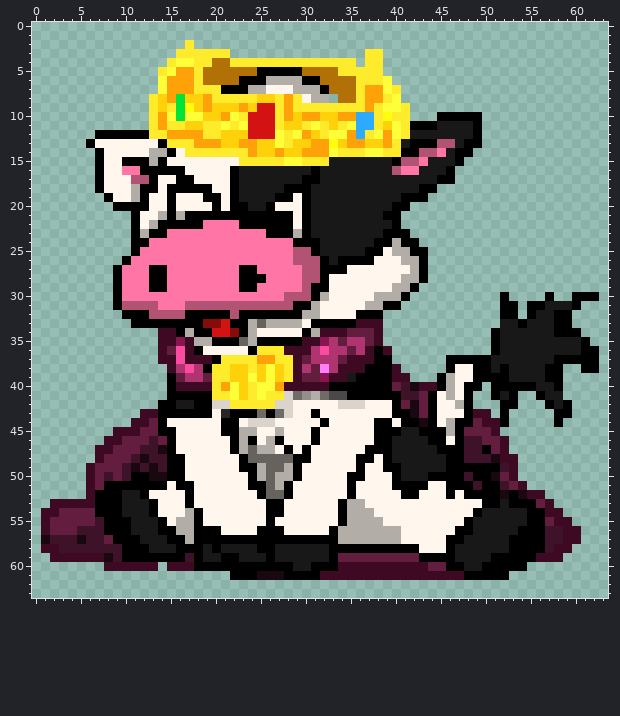
Pixel-art sprite, stored at src/images/foes/lolcow/foes_lolcow_000.PNG. Above is the file before it was changed.
The file is 64x64 pixels. Colours within 5 levels of each other are drawn and written as one.
The same view after the edit:
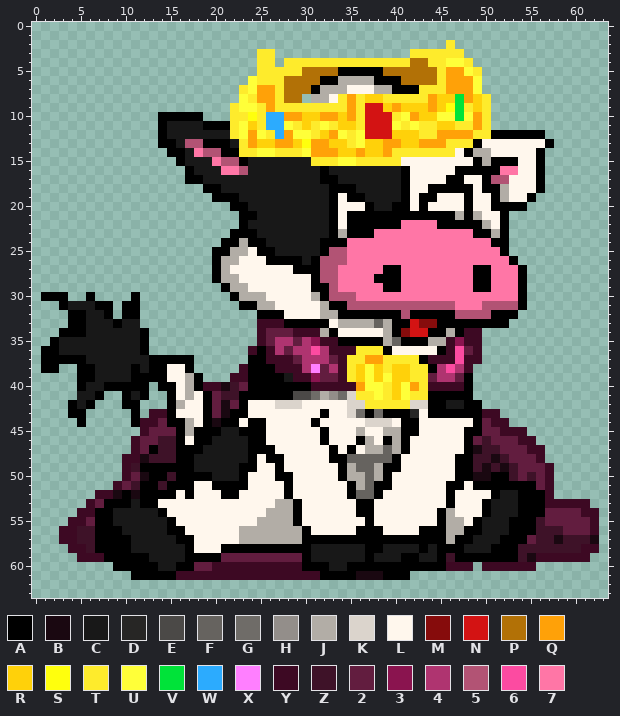
Palette (. is transparent): A #000000  B #1a0811  C #181818  D #272625  E #4b4947  F #66635f  G #6f6c68  H #938e8a  J #b2ada6  K #dbd4cc  L #fff7ed  M #860c0c  N #d31313  P #b27106  Q #ffa108  R #ffd10a  S #ffff0d  T #feeb2c  U #ffff39  V #00e339  W #2cabfe  X #ff7fff  Y #3d0923  Z #3e1228  2 #621d3f  3 #8a144f  4 #af3470  5 #b25374  6 #fc4ba1  7 #ff76a6
The exact change:
Changed rows in their new state; - is an unchanged pixel.
first column x 1:
 2 ----------------.----------------------------T----------------
 3 ---------------......---TT----------..---TTTTTT---------------
 4 --------------..........--.--------T--TTTPPTTUUT--------------
 5 -------------...........TTTTT----AAAAAPPPPPPTQQUT-------------
 6 -------------..........UTTTPPPPAAJJJJAAAPPPPTQQQU-------------
 7 -------------.........TUQQTPPPAJJJLLLJJAAATTTQQQU-------------
 8 ------------..........U-QQ-PP.--LTQ-RR-TTTTQRRVQRT------------
 9 ------------.........TUUTQ-T------Q-NNRQRRRQRSVTRT------------
10 ------------.AAAAA...T-STWW-QRRQQR-TNNN-UQRRUUVUQT------------
11 ------------.ACCCCAAA--RTWWUTRTUTRRTNNN--UTTRRTTQT------------
12 ------.......ACCCCCCCTUQUTWQ-UTRQ-TUNNNRRRTTQQQQTTAAAAAA------
13 -----........-AC55AAACT---QQ-S--R-TU---QRRQQQTTT-LLLLLLLA-----
14 ------........-AC755AA-TUUTTTU--QRRQRRQ-TTTTTTL-JJLLLLLA------
15 ------.........ACCC755ACCCCCCC--TUUTTTTTLLLLLLLLAJAAALLA------
16 ------..........ACCC775-------CA-------CALLLLLAAAAA77LLA------
17 ------..........-ACCCC-------CCAA-------ALLLL-ALLA55LLLA------
18 ------............-ACC-----CCC--AAA-----ALL-AAAALAAJLLLA------
19 -------............-A-----CCCC--ALAA-----L-ALLLALLAJLLA-------
20 --------.............----CCCCC--ALLLA----LALLLLALLAAAA--------
21 ----------............--CCCCCC--ALAAAA--AAAAAAJAJLLA----------
22 ----------............-CCCCCCC--ALAAAAA-7777AAAAAJLA----------
23 ----------...........AAACCCCCC--AJAAA77777777777AAJA----------
24 ----------..........AAJAACCCCCCAAA7777777777777777AA----------
25 ----------.........AAJJLAACCCCCA5577777777777777777A----------
26 ---------..........AJJLLLAAAACA555777777777777777777A---------
27 --------...........AJLLLLLLLAAA5577777AA77777777AA777A--------
28 --------...........AJJLLLLLLLLA557777AAA77777777AA777A--------
29 --------............AJJLLLLLLL--577777AA77777777AA777A--------
30 AAA--A--..A..........AJJJLLLLLJA555777777777777777777A--.--...
31 --ACCCAA.AA...........AAJJLLLLLJAA5555555555557775555A......--
32 ---AACCA---.............---LLLLJJAA---AA5AAAAA5555A---.....---
33 ---AACCCACC.............YYYAAA--LJJJJFJAANMMAAAAAAAA.......---
34 --AAACCCCCCA-...........Y222YYYJALLLLLJAMNNAAJAYY-..........--
35 -ACCCCCCCCCA-...........Y244243YYAAAAAJFAAAJJY3YY-...........-
36 AACCCCCCCCCA-..........YAY424464YYYTTTALLLLLAY62Y-............
37 AAAAACCCCCCCAAAAA......AAYYY24--2YTTQQTTTTAYYY6YY.............
38 AA--AACCCCACAALLA.....YAAAYY--X2--TRURTRRTTA464Y..........--..
39 ----AACCCCAAAALLJA...YYAAAAC-Y322-TRURURRTT2442A..........----
40 ----ACCAAAAA-A-LJA-YBZ2AAAAAAA--YYYQUUTRUQT-YYY-.-........----
41 ----CCA--ACA---LJL-2ZZAAAAAAEEGJHGKTTUTRUTT-AAA---...--...----
42 ---ACA---AA--.-JLL-2B2ALLL--K----L--TTTTTKK-ACC-A--..---...---
43 ---AA-----A.-Y-LLL-2B--LLLLL--LA--KGAGA--DL-AAA-A-Y.-----..---
44 ----A-----A-Y2AAJ-AB---AAL----AL----KKK---LL-LLLA2-Y-----.----
45 --------...Y-22AJAAACCAAA-L---LA---J-LJJAALLLLLAA-2YYY--------
46 -------...Y-2ZZA-AACCCC-ALL---LA---AJL-JALLLL-LA2Z-22YY-------
47 ------....Y2AZZAAACCCCCAAA-L-L--A-A-JJFJALLLLLLABZZ222YY------
48 ------...YY---Z-ACCCCCCALAALLL--AAFFFFFALLLLLL-A---Z222Y------
49 -----....YZAAA--ACCCCC--LLALL----AJFFJ--LLLLLL--ZBZBZ222Y-----
50 -----....Y2BAAZ-AAACCCALLLAAL----AJJFJALLLLLLL-ABBAAZ2Z2Y-----
51 -----...Y2Z--ZA----AAAALLLL--------JFAALLLL----LA--AAAA2Y-----
52 -----.YYBAB-AAA-----AA--LLL--------FFA--LL-----LLL-CCAAAY-----
53 -....-2--A-A----L--------LJJA----LLAA--------A----C-C--A-YYYY-
54 ....YY--C---CA--LL-------JJJA----LLAA-------AJ--LA---A--2222YY
55 ...YY-A-CC---CALLL------JJJJA----LLLAL------AJJLA---AA-Z-2222Y
56 ..YY--A--C---C-ALLLL--JJJJJJJA--LLLAAALL--AAAJJ-A---A--Z--222Y
57 ..YYZ-AA--C---C-ALLLLLJJJJJJJ----AAAAAAAAAAAAJ-A---A--2Z-BZZZB
58 ...YY-AAA-CC---C-LLLAAAA--AAAA--CCCC--CCCCACA-A---AA-ZZZ-ZZZYY
59 -...---AA---CCCCA-AA222222222A--CCCCACCCAACC-ZAAAA---ZB---YYY-
60 -------.AAAAACCAA22YYYYYYYYYYA--CCAAAAAAAAAAAYYY.YYYYYY-------
61 ----------AAAAAYYYYYYYYYYYYYYYYAAAABBBAAA...........----------
Where, in picture pixels (left, top, right, bottom), the same in both pictures:
changed: (41, 40, 599, 580)
